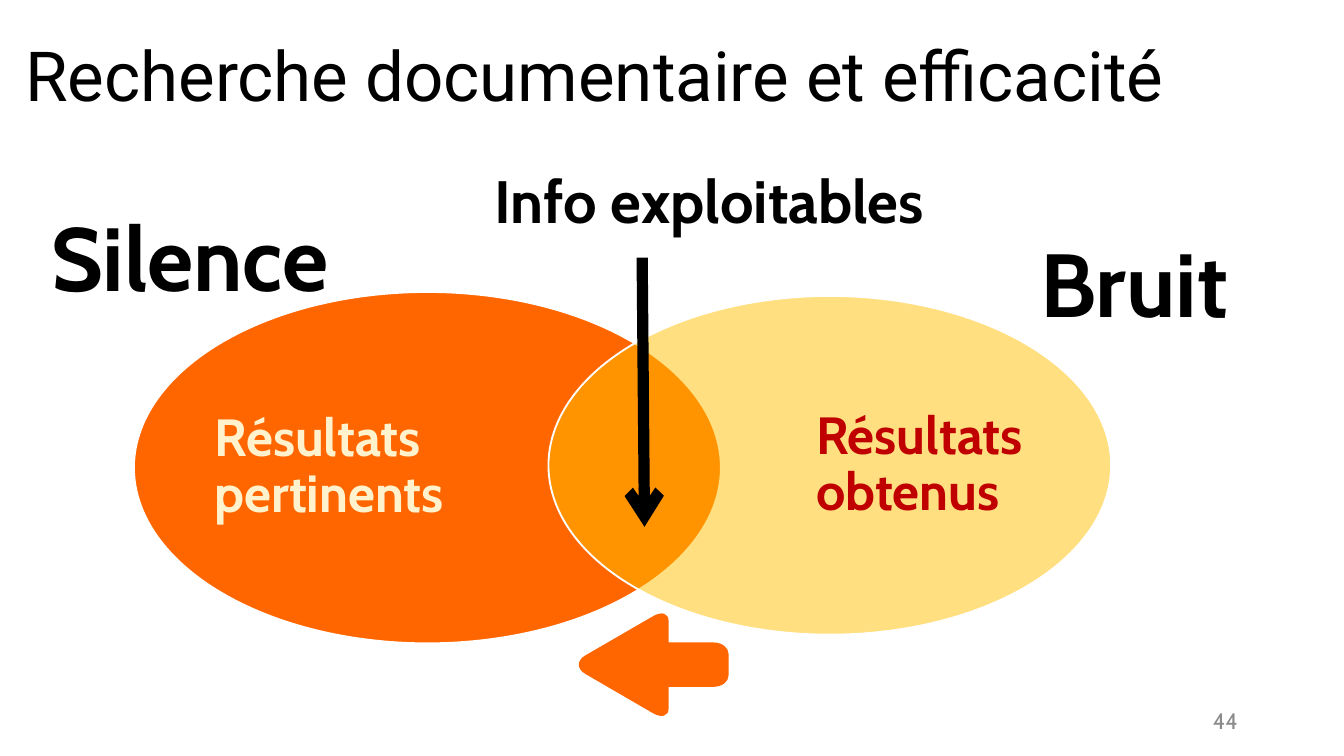
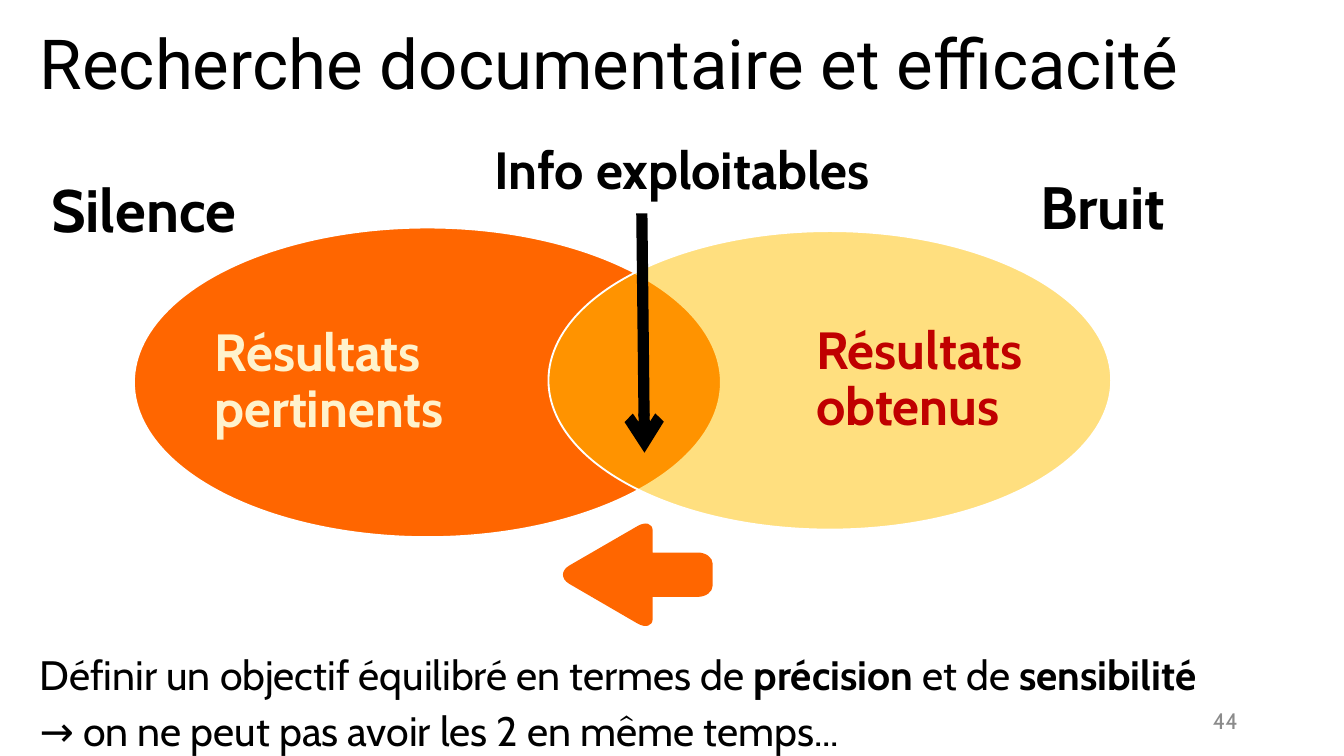
Before and after one commit to fflamerie/intro_revlit, a slide deck: slide 44 of docs/Intro_RevLit.odp. Drawn at 1344x756 pixels with LibreOffice and Linux fonts; fonts in the diff are those of the drawing. Boxes give left, top, right and bottom in pixels: in the first picture for what was removed or moved away, otherwise in the second. Text is boxed around its words. In the diff, an @@ line names an element or a change of style, - is before the commit and + after.

```diff
--- a/docs/Intro_RevLit.odp
+++ b/docs/Intro_RevLit.odp
@@ title "Recherche documentaire et efficacité": place and size @@
-title "Recherche documentaire et efficacité" at [25,48,1163,102]
+title "Recherche documentaire et efficacité" at [40,36,1178,90]
@@ text "Silence" at [51,187,236,233]: size 48 to 32 pt @@
@@ text "Silence": place and size @@
-text "Silence" at [51,223,328,311]
+text "Silence" at [51,187,236,233]
@@ text "Info exploitables": place and size @@
-text "Info exploitables" at [495,178,924,236]
+text "Info exploitables" at [495,149,870,201]
@@ text "Info exploitables" at [495,149,870,201]: size 32 to 28 pt @@
@@ text "Bruit": place and size @@
-text "Bruit" at [1040,254,1228,318]
+text "Bruit" at [1040,187,1165,230]
@@ text "Bruit" at [1040,187,1165,230]: size 48 to 32 pt @@
@@ ellipse "Résultats pertinents": place and size @@
-ellipse "Résultats pertinents" at [134,292,722,642]
+ellipse "Résultats pertinents" at [134,227,722,536]
@@ ellipse "Résultats obtenus": place and size @@
-ellipse "Résultats obtenus" at [548,296,1111,634]
+ellipse "Résultats obtenus" at [548,231,1111,530]
@@ arrow moved from (642, 258) - (645, 527) to (642, 214) - (645, 453) @@
@@ freeform shape: place and size @@
-freeform shape at [577,611,729,718]
+freeform shape at [561,521,713,628]
@@ text added at [40,659,1196,756], 22 pt, text #000000 @@
+Définir un objectif équilibré en termes de précision et de sensibilité
+→ on ne peut pas avoir les 2 en même temps...
```
Also in this commit, not shown: 1 other slide changed, 1 other file.
